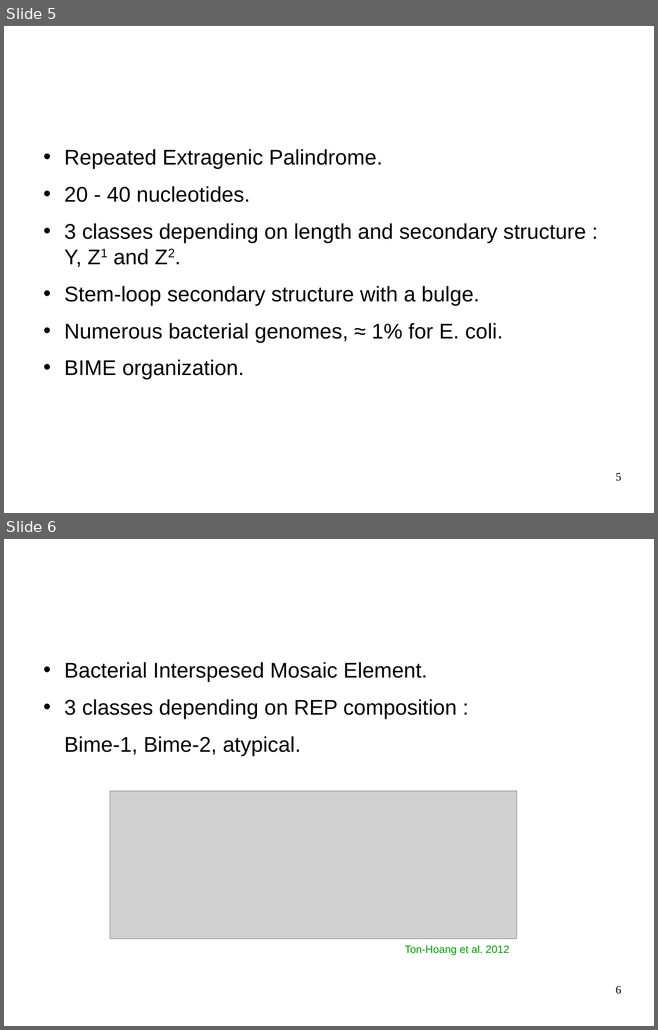
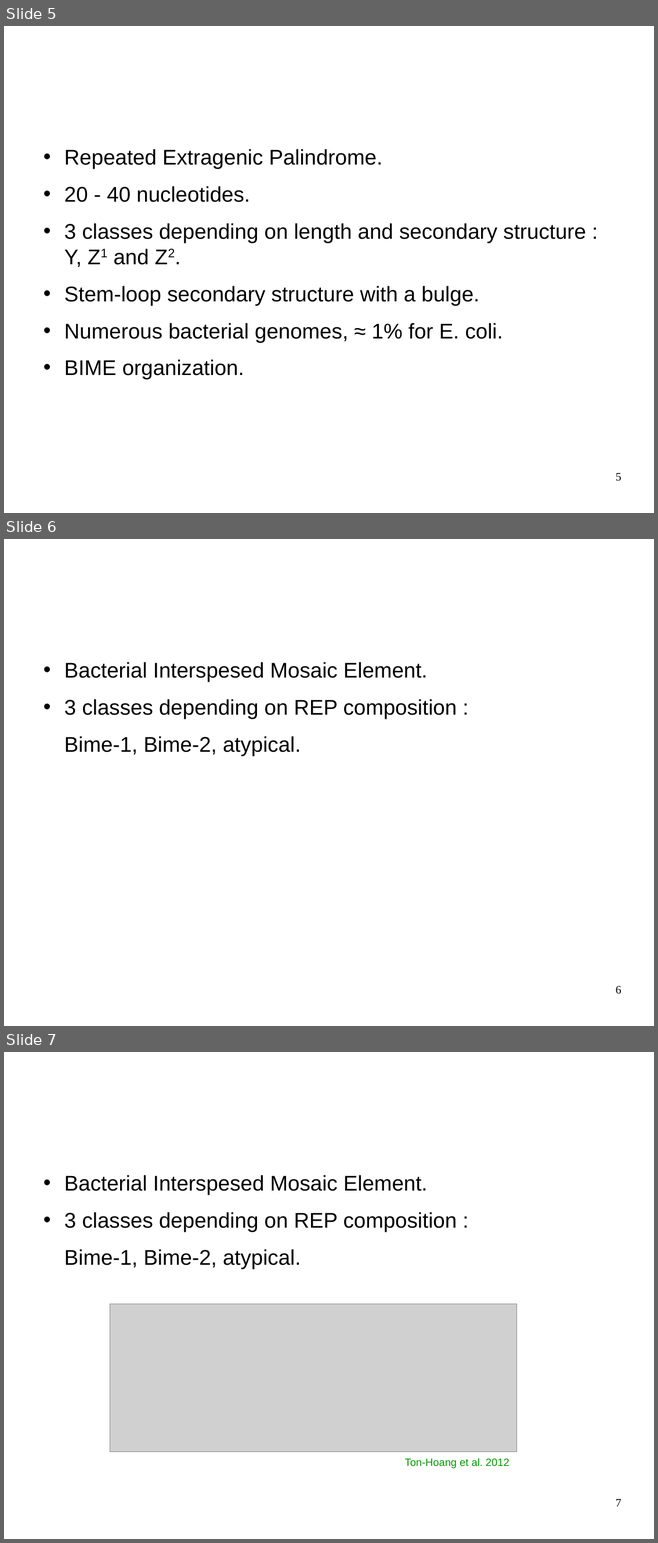
Before and after one commit to mesmeraf/stage_M2, a slide deck: presentations/presentation_labo_03-19.odp. Shown one above the other, each under a label of ours: slides 5 and 6 before the commit, slides 5, 6 and 7 after it. The pictures are 658x1030 and 658x1543 pixels, drawn with LibreOffice and Linux fonts; fonts in the diff are those of the drawing; grey boxes stand for pictures; background and template pictures are left out. Boxes give left, top, right and bottom in pixels: in the first picture for what was removed or moved away, otherwise in the second. Text is boxed around its words. In the diff, an @@ line names an element or a change of style, - is before the commit and + after.

```diff
--- a/presentations/presentation_labo_03-19.odp
+++ b/presentations/presentation_labo_03-19.odp
@@ slide 6 added at (x1=4, y1=539, x2=654, y2=1026), background picture (left out) @@
@@ title added at (x1=36, y1=558, x2=621, y2=613), 36 pt, text #FFFFFF @@
+BIME features
@@ text added at (x1=64, y1=662, x2=457, y2=756), 26 pt, text #000000 @@
+• Bacterial Interspesed Mosaic Element.
+• 3 classes depending on REP composition :
+Bime-1, Bime-2, atypical.
@@ page number added at (x1=615, y1=986, x2=621, y2=994), 14 pt, text #000000 @@
+6
@@ what was slide 6 is now slide 7 @@
@@ page number at (x1=615, y1=1499, x2=621, y2=1507): text changed @@
-6
+7
```
Also in this commit, not shown: 19 slides changed, 1 other slide added, 3 other files.
